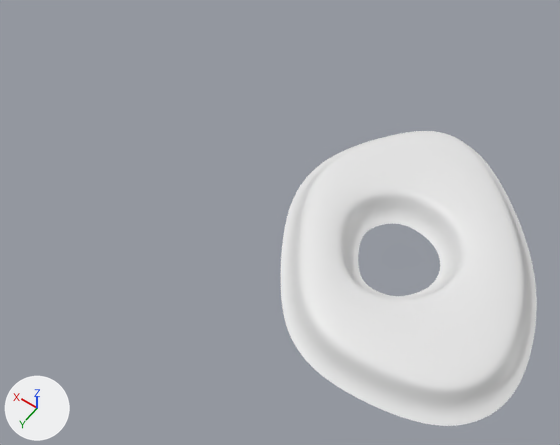
The FBX model Assets/_Graphs/Meshs/Brumes/BrumeAltar.fbx as it was, and as the next commit left it.
The view is the same before and after, from a 50 mm lens placed at (-24.7, 75.5, 139.8), pointed at (12.5, 23.4, 57.9). The lights are fixed; the arrows at lower left show +X, +Y and +Z. Where no turn or scale is listed for an object, it has been applied to the vertices.

The scene before the commit, as lines of its bpy script (objects in view):
```python
me_mesh = bpy.data.meshes.new('Mesh')
me_mesh.from_pydata(...)  # 8424 vertices, 8320 faces; spans x -21.2..15.2, y -20.1..21.6, z 0.0..3.8
ob_plane012 = bpy.data.objects.new('Plane012', me_mesh)
ob_plane012.location = (-2.4, 18.6, 60.7)
```
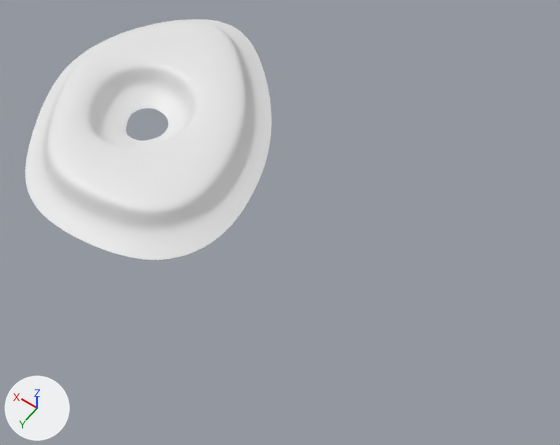
The change, as a list of edits to the scene's bpy script:
```text
Change me_mesh:
    used by ob_plane012; location = (-2.4, 18.6, 60.7)
    remove me_mesh.from_pydata(...)  # 8424 vertices, 8320 faces; spans x -21.2..15.2, y -20.1..21.6, z 0.0..3.8
    add me_mesh.from_pydata(...)  # 8424 vertices, 8320 faces; spans x -23.0..16.9, y -22.2..23.4, z -0.6..3.8
    me_mesh part 1: 2463 of 8424 vertices moved; they spanned x -21.2..15.2, y -20.1..21.6, z 0.0..0.8 and now span x -23.0..16.9, y -22.2..23.4, z -0.6..0.8; mean shift (0.0, 0.0, -0.3); largest move (3.5, 0.6, 0.0) -> (1.3, 1.4, -0.6)
Change ob_plane012:
    ob_plane012.location: (-2.4, 18.6, 60.7) -> (39.4, 18.6, 60.7)
```

What differs and where, as boxes (x1, y1, x2, y2) in the pictures (560 x 445 px; the box of a moved part takes in the faces that stretch with it):
'Plane012', reshaped, moved (18% shorter): before (281, 131, 537, 426); after (25, 19, 272, 260)
part 1 of me_mesh, moved or reshaped: before (281, 138, 537, 426); after (25, 19, 272, 260)
